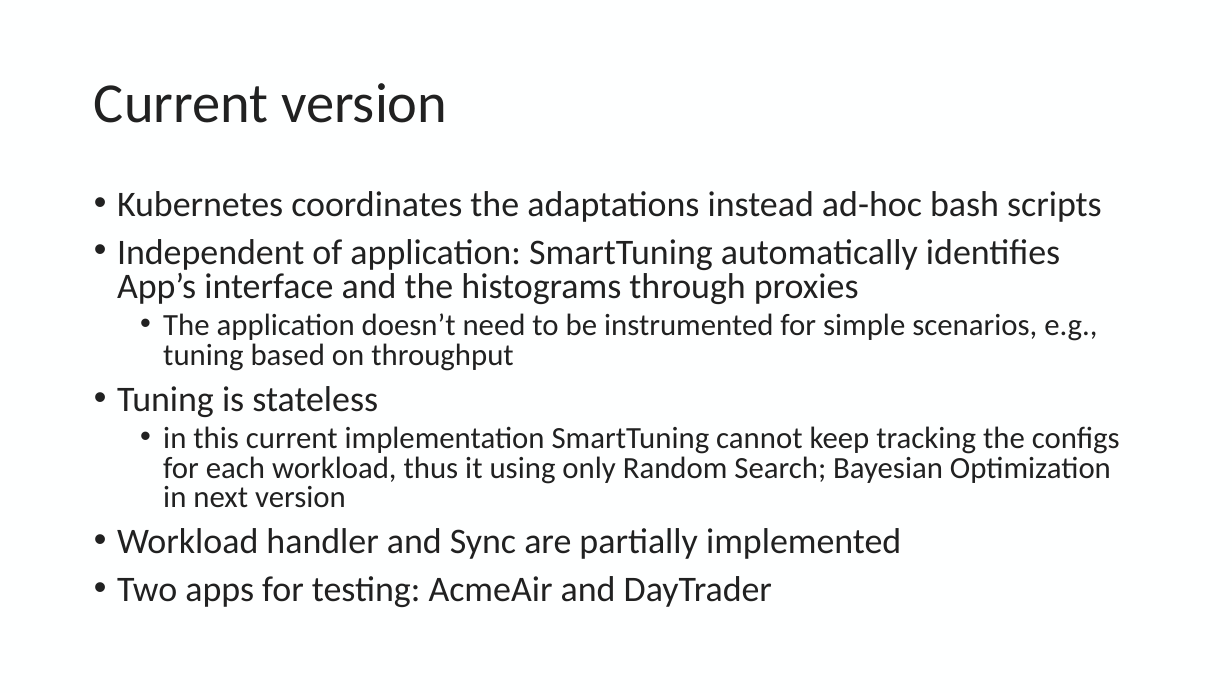
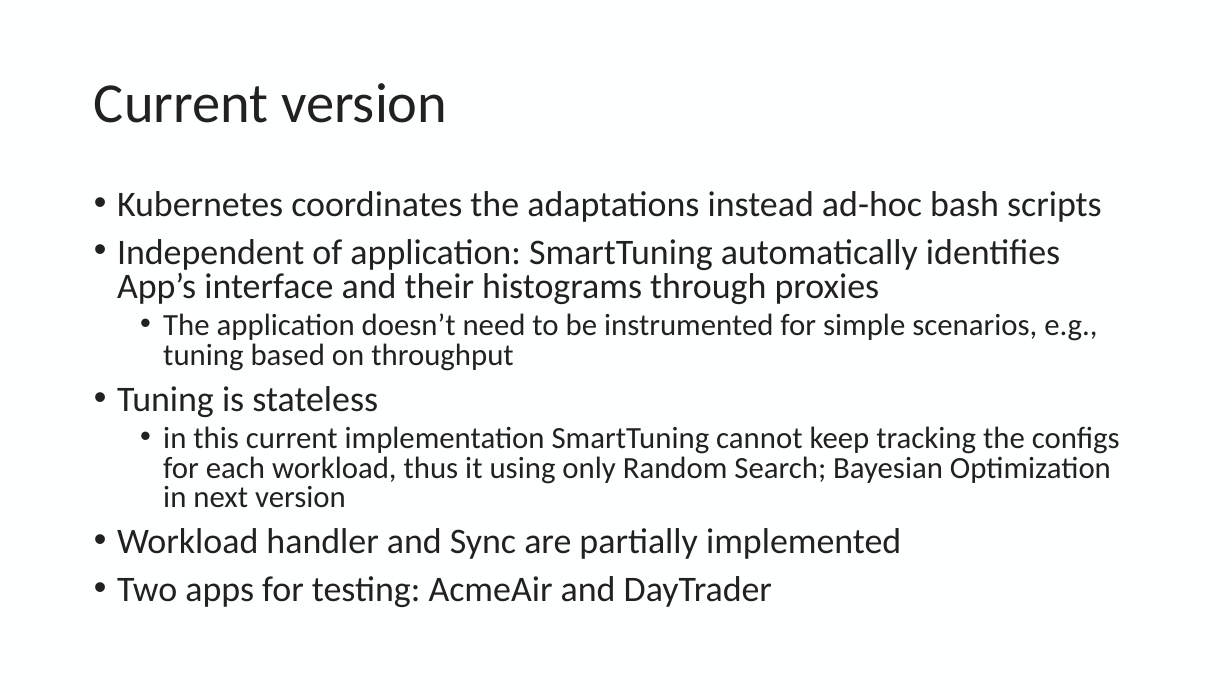
Before and after one commit to adalrsjr1/smart-tuning, a slide deck: slide 2 of optimization/k8s-automation/st-architecture.pptx. Drawn at 1232x693 pixels with LibreOffice and Linux fonts; fonts in the diff are those of the drawing. Boxes give left, top, right and bottom in pixels: in the first picture for what was removed or moved away, otherwise in the second. Text is boxed around its words. In the diff, an @@ line names an element or a change of style, - is before the commit and + after.

Commit message:
add smarttuing module (optimization)

```diff
--- a/optimization/k8s-automation/st-architecture.pptx
+++ b/optimization/k8s-automation/st-architecture.pptx
@@ text at bbox=[117, 239, 1060, 304]: text changed @@
-• Independent of application: SmartTuning automatically identifies App’s interface and the histograms through proxies
+• Independent of application: SmartTuning automatically identifies App’s interface and their histograms through proxies
```
Also in this commit, not shown: 1 other slide changed, 15 other files.
